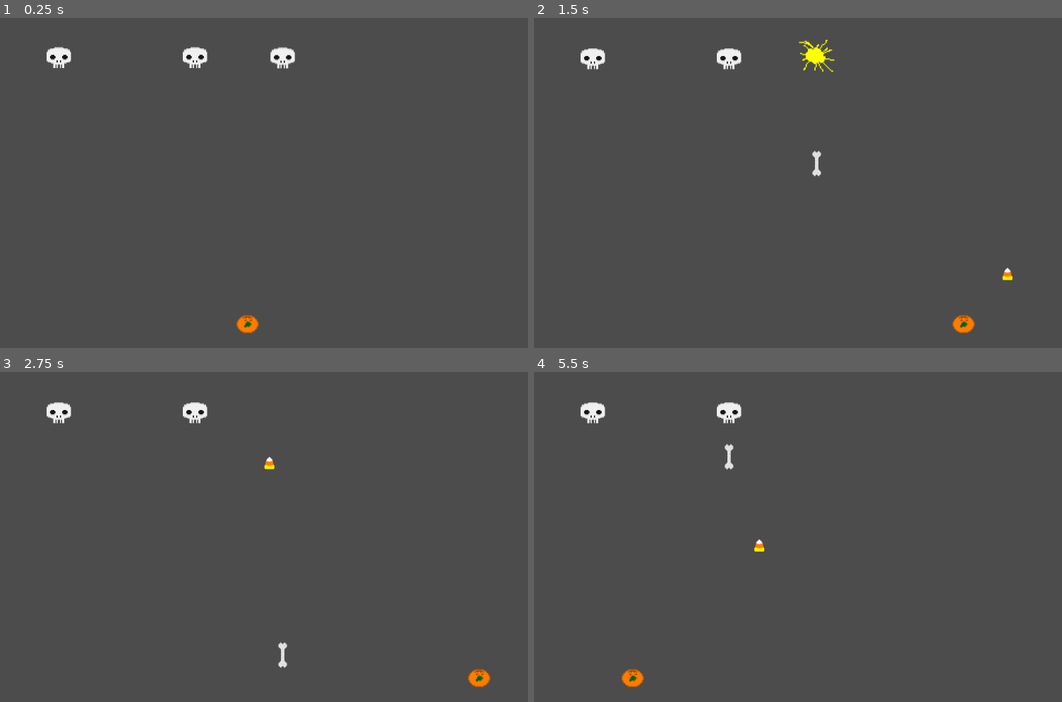
Above: before the commit, frames 1-4 (two rows, left to right).
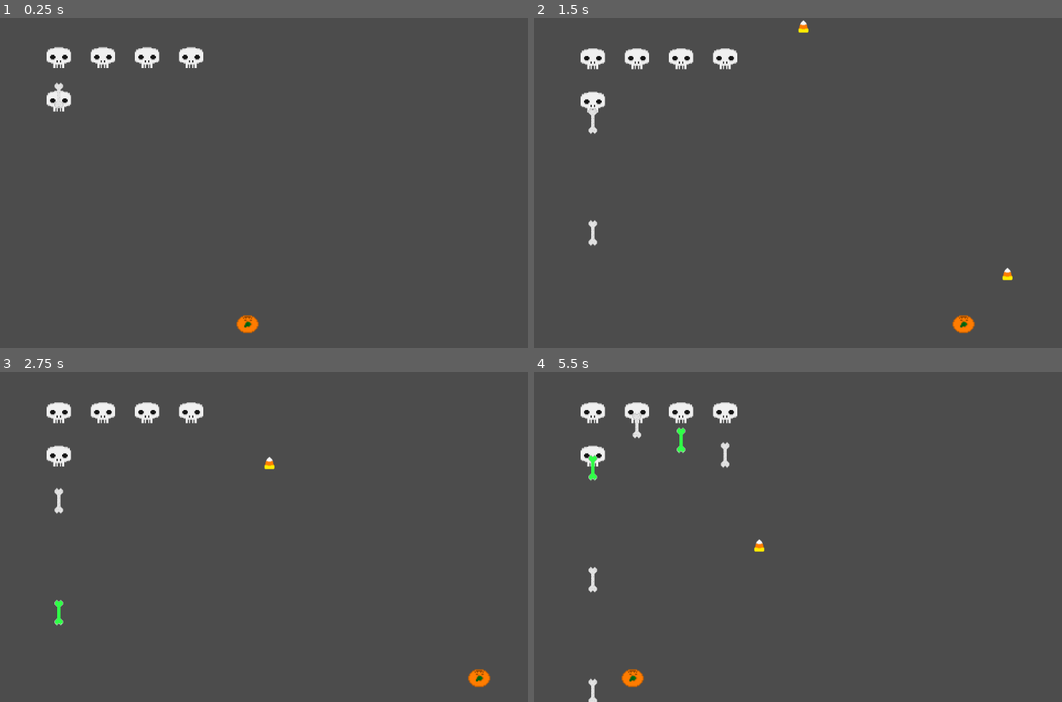
Above: after the commit, the same moments.

Repository: jdibble21/MJ-Spooky-Invaders
Game: Godot game, scene res://src/Level.tscn
Same seed, same stepped clock (60 frames per second), same inputs: the game is played once before the commit and once after it. The project has no main scene, so this scene is started directly.
Inputs:
- Up to frame 1 (0.25 s): no input
- Up to frame 2 (1.5 s): hold Right (move_right) 0.53-1.28 s; tap Space (fire) at 0.6, 1.35 s; hold Left (move_left) from 1.28 s (still down)
- Up to frame 3 (2.75 s): release Left (move_left) at 2.03 s; hold Right (move_right) from 2.03 s (still down); tap Space (fire) at 2.1 s
- Up to frame 4 (5.5 s): tap Space (fire) every 0.75 s from 2.85 to 5.1 s; release Right (move_right) at 3.53 s; hold Left (move_left) from 3.53 s (still down)

The runs differ from the first frame. In frame 1, 1.1% of the frame differs, in the area x 8-56%, y 8-29%; in frame 2, 1.4%, in the area x 8-57%, y 0-70%; in frame 3, 1.1%; in frame 4, 1.4%.

Commit message:
Refactor initial spawn code

Diff:
--- a/project/src/Enemy.gd
+++ b/project/src/Enemy.gd
@@ -35,6 +35,7 @@
 
 func _fire():
 	var b = ENEMY_BULLET.instance()
+	# get_node is necessary here to avoid null instance errors
 	var root_attach = get_tree().get_root().get_node("Level")
 	root_attach.add_child(b)
 	b.transform = $Muzzle.global_transform
--- a/project/src/Level.gd
+++ b/project/src/Level.gd
@@ -2,13 +2,7 @@
 
 const SPAWN_OBJECT = preload("res://src/SpawnPoints.tscn")
 
-var _spawn_points_dict = {
-	"Spawn1": [154, 71],
-	"Spawn2": [234, 71],
-	"Spawn3": [314, 71],
-	"Spawn4": [394, 71]
-}
-
+onready var _player = $Player
 onready var _spawn_points = $SpawnPoints
 # Called when the node enters the scene tree for the first time.
 func _ready():
--- a/project/src/Level.tscn
+++ b/project/src/Level.tscn
@@ -1,7 +1,6 @@
-[gd_scene load_steps=5 format=2]
+[gd_scene load_steps=4 format=2]
 
 [ext_resource path="res://src/Player.tscn" type="PackedScene" id=1]
-[ext_resource path="res://src/Enemy.tscn" type="PackedScene" id=2]
 [ext_resource path="res://src/Level.gd" type="Script" id=3]
 [ext_resource path="res://src/SpawnPoints.tscn" type="PackedScene" id=4]
 
@@ -10,10 +9,4 @@
 
 [node name="Player" parent="." instance=ExtResource( 1 )]
 
-[node name="Enemy" parent="." instance=ExtResource( 2 )]
-position = Vector2( 401, 71 )
-
-[node name="Enemy2" parent="." instance=ExtResource( 2 )]
-position = Vector2( 559.946, 71.5017 )
-
 [node name="SpawnPoints" parent="." instance=ExtResource( 4 )]
--- a/project/src/Player.gd
+++ b/project/src/Player.gd
@@ -1,5 +1,7 @@
 # Controls player input and firing of projectiles
 extends KinematicBody2D
+
+signal player_defeated
 
 const BULLET = preload("res://src/PlayerBullet.tscn")
 
--- a/project/src/SpawnPoints.gd
+++ b/project/src/SpawnPoints.gd
@@ -1,22 +1,87 @@
+# Handle respawning enemies on a timer after previous enemy is destroyed.
+# Also gets live spawn coordinates due to enemy movement
 extends Area2D
 
 const ENEMY = preload("res://src/Enemy.tscn")
-# Called when the node enters the scene tree for the first time.
-onready var _spawn_one = $Spawn1
+
+onready var _spawn_one = $Spawn1.position
+onready var _spawn_two = $Spawn2.position
+onready var _spawn_three = $Spawn3.position
+onready var _spawn_four = $Spawn4.position
+onready var _spawn_five = $Spawn5.position
 
 func _ready():
-	var spawn_one_enemy = ENEMY.instance()
-	add_child(spawn_one_enemy)
-	spawn_one_enemy.position = _spawn_one.position
+	var pos_array = [_spawn_one,_spawn_two,_spawn_three,_spawn_four,_spawn_five]
+	for current_pos in pos_array:
+		_initial_spawn(current_pos)
+
+
+func _initial_spawn(spawn_position):
+		var inst_enemy = ENEMY.instance()
+		add_child(inst_enemy)
+		inst_enemy.position = spawn_position
 
 
 func _on_Spawn1_area_exited(area):
-	var timer = Timer.new()
-	timer.set_wait_time(2.2)
-	add_child(timer)
-	timer.start()
-	print("about to respawn spawn1...")
-	yield(timer, "timeout")
-	var new_enemy = ENEMY.instance()
-	add_child(new_enemy)
-	new_enemy.position = _spawn_one.position
+	if !(area.is_in_group("player_bullet")):
+		var timer = Timer.new()
+		timer.set_wait_time(2.5)
+		add_child(timer)
+		timer.start()
+		print("about to respawn spawn1...")
+		yield(timer, "timeout")
+		var new_enemy = ENEMY.instance()
+		add_child(new_enemy)
+		new_enemy.position = _spawn_one
+
+
+func _on_Spawn2_area_exited(area):
+	if !(area.is_in_group("player_bullet")):
+		var timer = Timer.new()
+		timer.set_wait_time(2.5)
+		add_child(timer)
+		timer.start()
+		print("about to respawn spawn2...")
+		yield(timer, "timeout")
+		var new_enemy = ENEMY.instance()
+		add_child(new_enemy)
+		new_enemy.position = _spawn_two
+
+
+func _on_Spawn3_area_exited(area):
+	if !(area.is_in_group("player_bullet")):
+		var timer = Timer.new()
+		timer.set_wait_time(2.5)
+		add_child(timer)
+		timer.start()
+		print("about to respawn spawn3...")
+		yield(timer, "timeout")
+		var new_enemy = ENEMY.instance()
+		add_child(new_enemy)
+		new_enemy.position = _spawn_three
+
+
+func _on_Spawn4_area_exited(area):
+	if !(area.is_in_group("player_bullet")):
+		var timer = Timer.new()
+		timer.set_wait_time(2.5)
+		add_child(timer)
+		timer.start()
+		print("about to respawn spawn3...")
+		yield(timer, "timeout")
+		var new_enemy = ENEMY.instance()
+		add_child(new_enemy)
+		new_enemy.position = _spawn_four
+
+
+func _on_Spawn5_area_exited(area):
+	if !(area.is_in_group("player_bullet")):
+		var timer = Timer.new()
+		timer.set_wait_time(2.5)
+		add_child(timer)
+		timer.start()
+		print("about to respawn spawn3...")
+		yield(timer, "timeout")
+		var new_enemy = ENEMY.instance()
+		add_child(new_enemy)
+		new_enemy.position = _spawn_five
--- a/project/src/SpawnPoints.tscn
+++ b/project/src/SpawnPoints.tscn
@@ -7,7 +7,7 @@
 height = 0.0
 
 [sub_resource type="CircleShape2D" id=2]
-radius = 1.74998
+radius = 2.03885
 
 [node name="SpawnPoints" type="Area2D"]
 script = ExtResource( 1 )
@@ -19,8 +19,55 @@
 shape = SubResource( 1 )
 
 [node name="Spawn2" type="Area2D" parent="."]
+position = Vector2( 234, 71 )
 
 [node name="CollisionShape2D" type="CollisionShape2D" parent="Spawn2"]
-position = Vector2( 234, 71 )
+position = Vector2( 0.133652, 0.100037 )
+shape = SubResource( 2 )
+
+[node name="Spawn3" type="Area2D" parent="."]
+position = Vector2( 314, 71 )
+
+[node name="CollisionShape2D" type="CollisionShape2D" parent="Spawn3"]
+position = Vector2( 0.133652, 0.100037 )
+shape = SubResource( 2 )
+
+[node name="Spawn4" type="Area2D" parent="."]
+position = Vector2( 394, 71 )
+
+[node name="CollisionShape2D" type="CollisionShape2D" parent="Spawn4"]
+position = Vector2( 0.133652, 0.100037 )
+shape = SubResource( 2 )
+
+[node name="Spawn5" type="Area2D" parent="."]
+position = Vector2( 154, 150 )
+
+[node name="CollisionShape2D" type="CollisionShape2D" parent="Spawn5"]
+position = Vector2( 0.133652, 0.100037 )
+shape = SubResource( 2 )
+
+[node name="Spawn6" type="Area2D" parent="."]
+position = Vector2( 234, 150 )
+
+[node name="CollisionShape2D" type="CollisionShape2D" parent="Spawn6"]
+position = Vector2( 0.133652, 0.100037 )
+shape = SubResource( 2 )
+
+[node name="Spawn7" type="Area2D" parent="."]
+position = Vector2( 314, 150 )
+
+[node name="CollisionShape2D" type="CollisionShape2D" parent="Spawn7"]
+position = Vector2( 0.133652, 0.100037 )
+shape = SubResource( 2 )
+
+[node name="Spawn8" type="Area2D" parent="."]
+position = Vector2( 394, 150 )
+
+[node name="CollisionShape2D" type="CollisionShape2D" parent="Spawn8"]
+position = Vector2( 0.133652, 0.100037 )
 shape = SubResource( 2 )
 [connection signal="area_exited" from="Spawn1" to="." method="_on_Spawn1_area_exited"]
+[connection signal="area_exited" from="Spawn2" to="." method="_on_Spawn2_area_exited"]
+[connection signal="area_exited" from="Spawn3" to="." method="_on_Spawn3_area_exited"]
+[connection signal="area_exited" from="Spawn4" to="." method="_on_Spawn4_area_exited"]
+[connection signal="area_exited" from="Spawn5" to="." method="_on_Spawn5_area_exited"]
